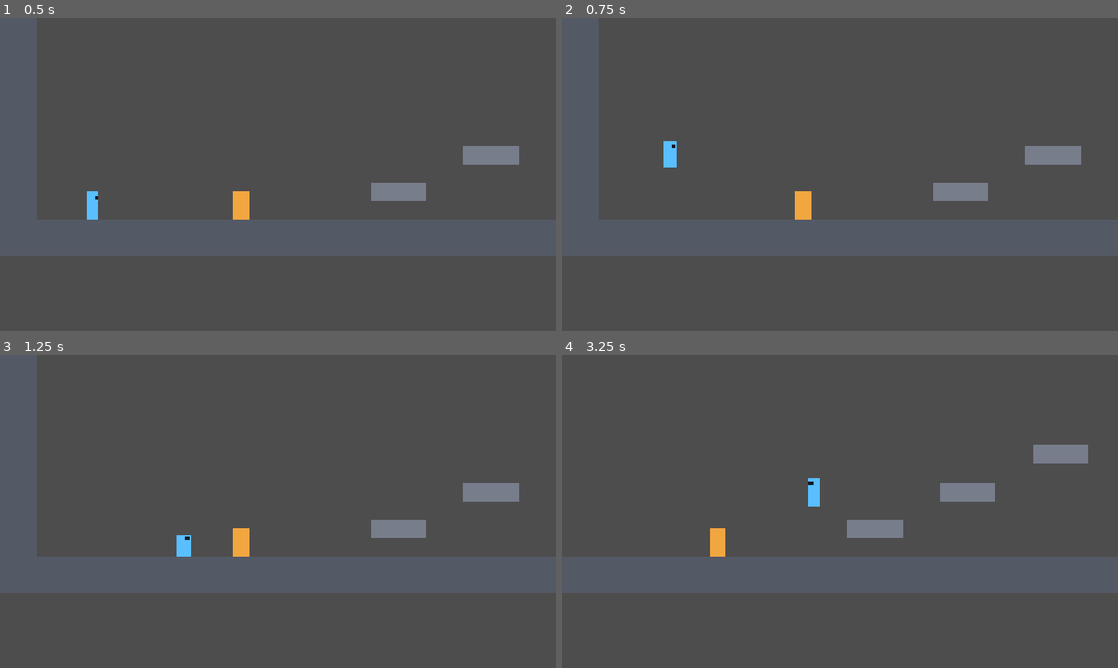
Above: before the commit, frames 1-4 (two rows, left to right).
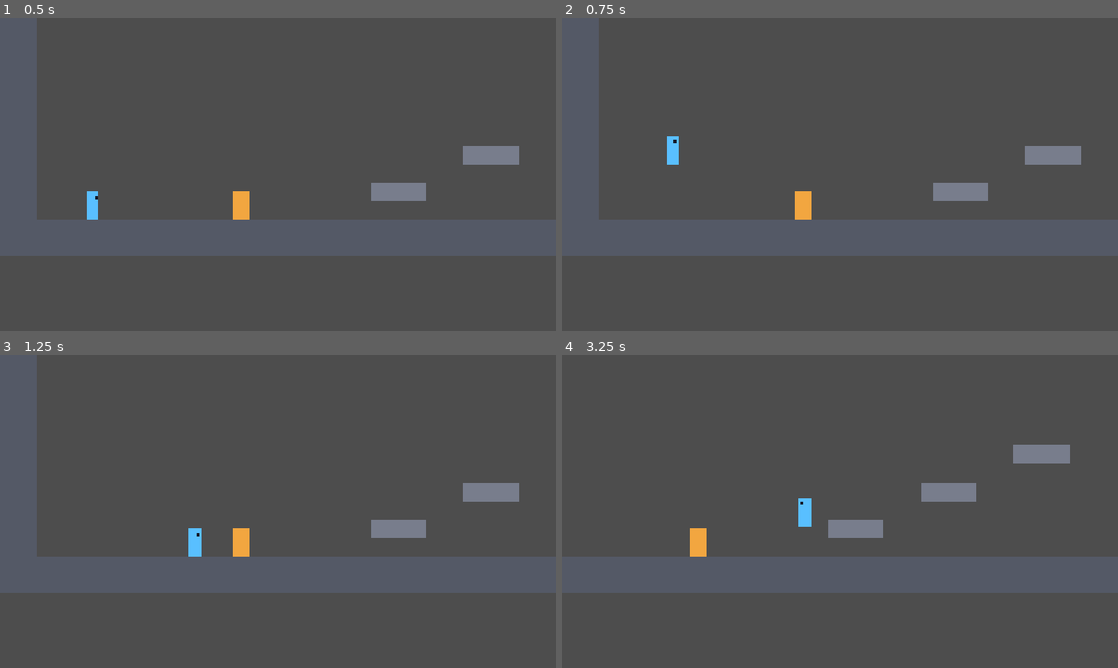
Above: after the commit, the same moments.

Repository: MikiMikolaj/nowy-projekt-gry
Game: Godot game, scene res://levels/playground/playground.tscn
The game is run twice, just before and just after one commit, with the same random seed, the same clock (stepped at 60 frames per second) and the same inputs.
Inputs (mouse positions are in pixels of both pictures, inside the frame that each line leads up to):
- Up to frame 1 (0.5 s): no input
- Up to frame 2 (0.75 s): tap Enter at 0.5 s; move the mouse to (962, 158) at 0.52 s; hold D (move_right) from 0.53 s (still down); hold Space (jump) from 0.53 s (still down); click (962, 158) at 0.67 s
- Up to frame 3 (1.25 s): keep holding D (move_right); keep holding Space (jump)
- Up to frame 4 (3.25 s): move the mouse to (728, 527) at 1.27 s; release D (move_right) at 1.28 s; release Space (jump) at 1.28 s; hold S (move_down) 1.28-2.03 s; tap J (attack) at 1.35 s; tap Space (jump) at 1.52, 1.55, 1.82, 2.85, 3.02 s; move the mouse to (895, 442) at 2.02 s; hold D (move_right) 2.03-2.78 s; hold Space (jump) 2.03-2.78 s; tap K (dash) at 2.1 s; move the mouse to (812, 574) at 2.77 s; hold W (move_up) from 2.78 s (still down); click (812, 574) at 2.92 s

Frame 1 is identical in both runs. In frame 2, 0.1% of the frame differs, in the area x 18-21%, y 37-48%; in frame 3, 0.3%; in frame 4, 2.1%, in the area x 23-95%, y 28-65%.

Commit message:
tuning: lighter, faster movement

Diff:
--- a/entities/player/player_stats.tres
+++ b/entities/player/player_stats.tres
@@ -4,3 +4,13 @@
 
 [resource]
 script = ExtResource("1_01d8e")
+max_run_speed = 580.0
+ground_accel = 7500.0
+ground_decel = 8000.0
+turn_accel = 10000.0
+air_accel = 4200.0
+air_decel = 2800.0
+time_to_apex = 0.3
+fall_gravity_multiplier = 2.0
+max_fall_speed = 1500.0
+wall_jump_velocity_x = 580.0
Not shown, changed: CLAUDE.md
Not shown, changed: docs/prototype_design.md
